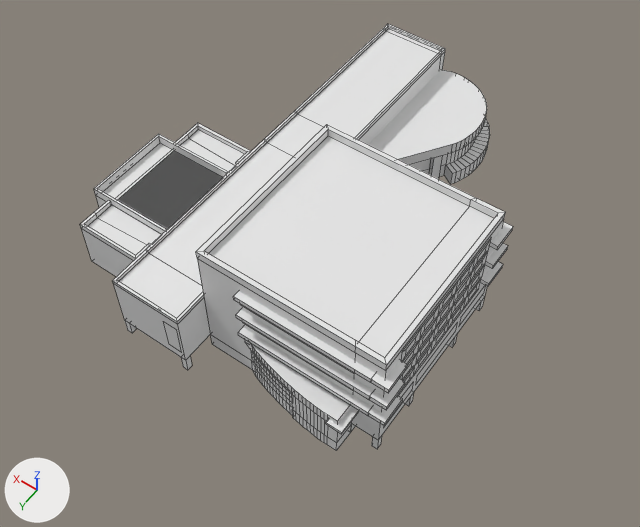
What one commit did to the FBX model src/Assets/3D Assets/Models/GH.fbx.
Camera for both pictures: a camera (50 mm lens) standing at (-69.7, 93.5, 121.2) and looking at (-12.0, 12.6, -5.8). Arrows for +X, +Y and +Z are at lower left; the lights stay in place. Mesh edges are drawn as thin lines. Materials are left out; every surface is plain grey. Vertices at the same position are counted once.

The first picture shows 'GH Main'.
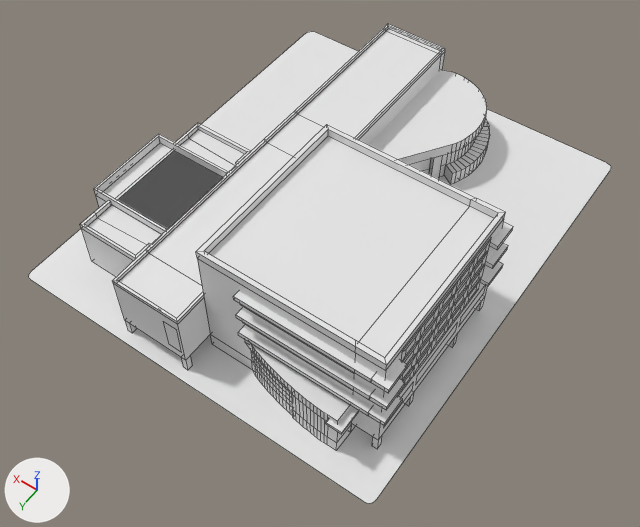
What differs and where, as boxes (x1, y1, x2, y2) in the pictures (640 x 527 px):
```json
{"object": "GH Main", "change": "reshaped", "before": [80, 24, 513, 451], "after": [29, 24, 611, 503], "on screen": "34% wider, 12% taller"}
{"part": 1, "of": "me_cube_001", "change": "added", "after": [29, 31, 611, 503]}
```

Edits to the scene script, one JSON object a line:
```json
{"block": "me_cube_001", "where": "# used by ob_gh_main; location = (0.0, 0.0, 0.0)"}
{"op": "remove", "block": "me_cube_001", "code": "me_cube_001.from_pydata(...)  # 944 vertices, 810 faces; spans x -41.4..27.4, y -41.1..42.7, z -8.4..17.1"}
{"op": "add", "block": "me_cube_001", "code": "me_cube_001.from_pydata(...)  # 968 vertices, 811 faces; spans x -44.6..31.3, y -43.9..44.8, z -8.4..17.1"}
{"block": "me_cube_001", "change": "me_cube_001 part 1: a new loose piece of 24 vertices spanning x -44.6..31.3, y -43.9..44.8, z -8.4"}
```
